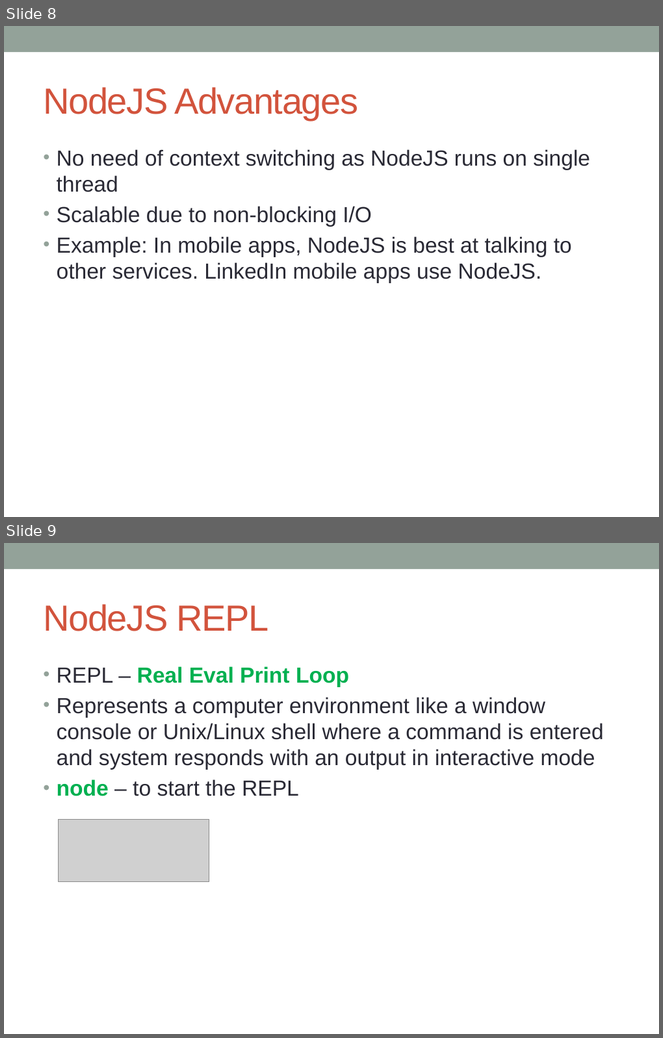
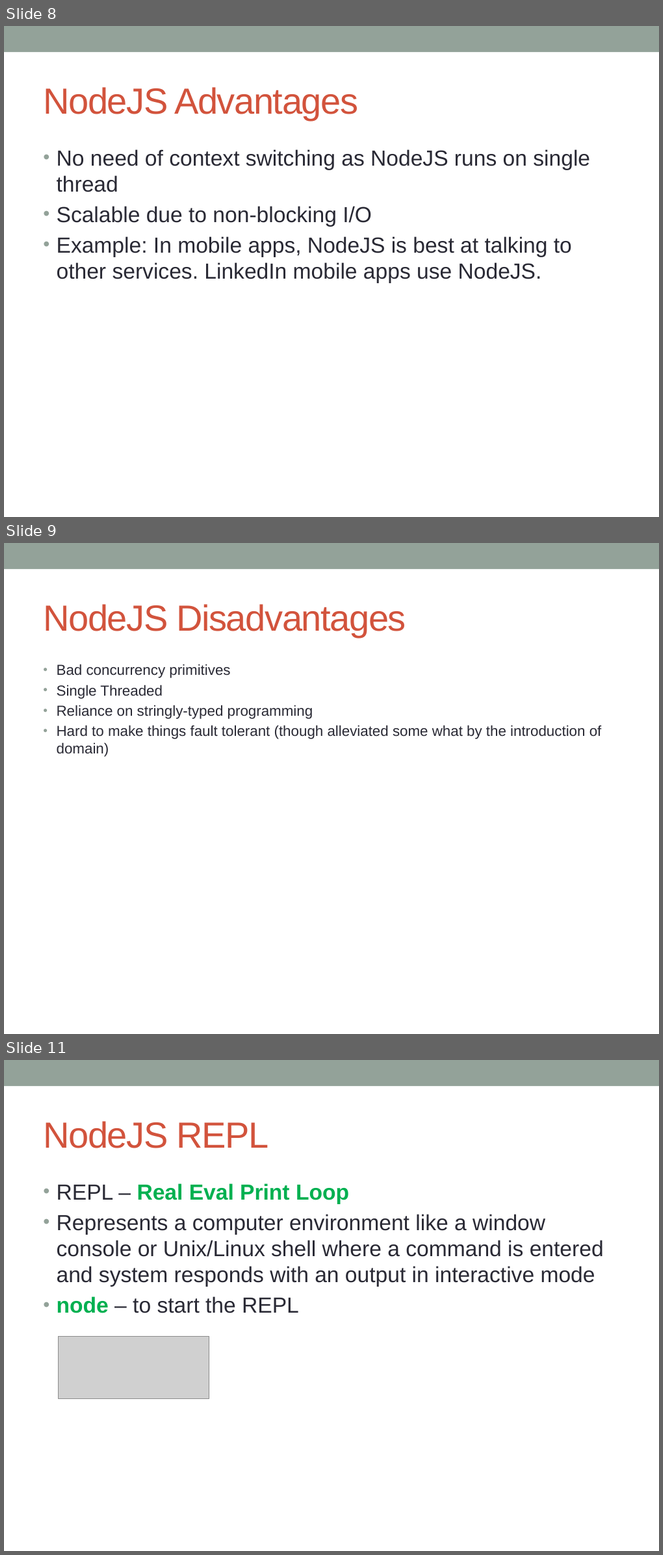
Before and after one commit to notionquest/ProjectDocumentation, a slide deck: NodeJS.pptx. Shown one above the other, each under a label of ours: slides 8 and 9 before the commit, slides 8, 9 and 11 after it; the slides between them are not shown. The pictures are 663x1038 and 663x1555 pixels, drawn with LibreOffice and Linux fonts; fonts in the diff are those of the drawing; grey boxes stand for pictures. Boxes give left, top, right and bottom in pixels: in the first picture for what was removed or moved away, otherwise in the second. Text is boxed around its words. In the diff, an @@ line names an element or a change of style, - is before the commit and + after.

Commit message:
NodeJS and AngJS some prac issues

```diff
--- a/NodeJS.pptx
+++ b/NodeJS.pptx
@@ slide 9 added at <box>4,543,659,1034</box>, background #FFFFFF; not listed: 1 template element that a slide beside it also shows @@
@@ title added at <box>43,604,406,637</box>, 40 pt, text #D2533C @@
+NodeJS Disadvantages
@@ text added at <box>57,664,602,757</box>, 16 pt, text #292934 @@
+• Bad concurrency primitives
+• Single Threaded
+• Reliance on stringly-typed programming
+• Hard to make things fault tolerant (though alleviated some what by the introduction of domain)
@@ what was slide 9 is now slide 11 @@
```
Also in this commit, not shown: 3 slides changed, 1 other slide added, 1 other file.
